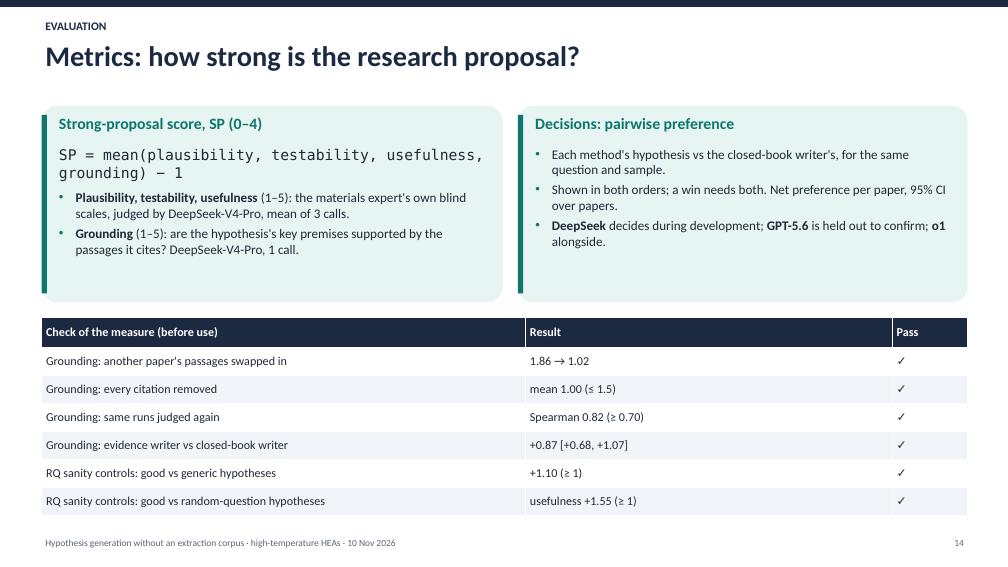
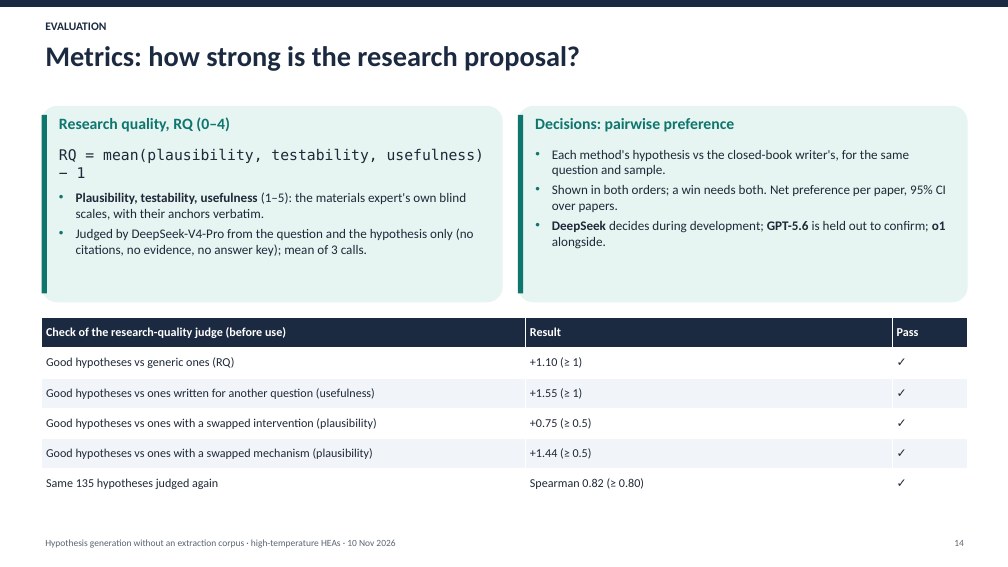
Before and after one commit to yadyneshsonale/materials-hypothesis-generation, a slide deck: slide 14 of presentations/2026-11-10_on_demand_retrieval/on_demand_hypothesis_generation_2026-11-10.pptx. Drawn at 1008x567 pixels with LibreOffice and Linux fonts; fonts in the diff are those of the drawing. Boxes give left, top, right and bottom in pixels: in the first picture for what was removed or moved away, otherwise in the second. Text is boxed around its words. In the diff, an @@ line names an element or a change of style, - is before the commit and + after.

```diff
--- a/presentations/2026-11-10_on_demand_retrieval/on_demand_hypothesis_generation_2026-11-10.pptx
+++ b/presentations/2026-11-10_on_demand_retrieval/on_demand_hypothesis_generation_2026-11-10.pptx
@@ text at box(59, 117, 230, 132): text changed @@
-Strong-proposal score, SP (0–4)
+Research quality, RQ (0–4)
@@ text at box(59, 148, 484, 256): text changed @@
-SP = mean(plausibility, testability, usefulness, grounding) − 1
-• Plausibility, testability, usefulness (1–5): the materials expert's own blind scales, judged by DeepSeek-V4-Pro, mean of 3 calls.
-• Grounding (1–5): are the hypothesis's key premises supported by the passages it cites? DeepSeek-V4-Pro, 1 call.
+RQ = mean(plausibility, testability, usefulness) − 1
+• Plausibility, testability, usefulness (1–5): the materials expert's own blind scales, with their anchors verbatim.
+• Judged by DeepSeek-V4-Pro from the question and the hypothesis only (no citations, no evidence, no answer key); mean of 3 calls.
@@ table at box(42, 318, 968, 499) @@
-row 1: Check of the measure (before use) | Result | Pass
-row 2: Grounding: another paper's passages swapped in | 1.86 → 1.02 | ✓
-row 3: Grounding: every citation removed | mean 1.00 (≤ 1.5) | ✓
-row 4: Grounding: same runs judged again | Spearman 0.82 (≥ 0.70) | ✓
-row 5: Grounding: evidence writer vs closed-book writer | +0.87 [+0.68, +1.07] | ✓
-row 6: RQ sanity controls: good vs generic hypotheses | +1.10 (≥ 1) | ✓
-row 7: RQ sanity controls: good vs random-question hypotheses | usefulness +1.55 (≥ 1) | ✓
+row 1: Check of the research-quality judge (before use) | Result | Pass
+row 2: Good hypotheses vs generic ones (RQ) | +1.10 (≥ 1) | ✓
+row 3: Good hypotheses vs ones written for another question (usefulness) | +1.55 (≥ 1) | ✓
+row 4: Good hypotheses vs ones with a swapped intervention (plausibility) | +0.75 (≥ 0.5) | ✓
+row 5: Good hypotheses vs ones with a swapped mechanism (plausibility) | +1.44 (≥ 0.5) | ✓
+row 6: Same 135 hypotheses judged again | Spearman 0.82 (≥ 0.80) | ✓
```
Also in this commit, not shown: 4 other slides changed, 1 other file.
